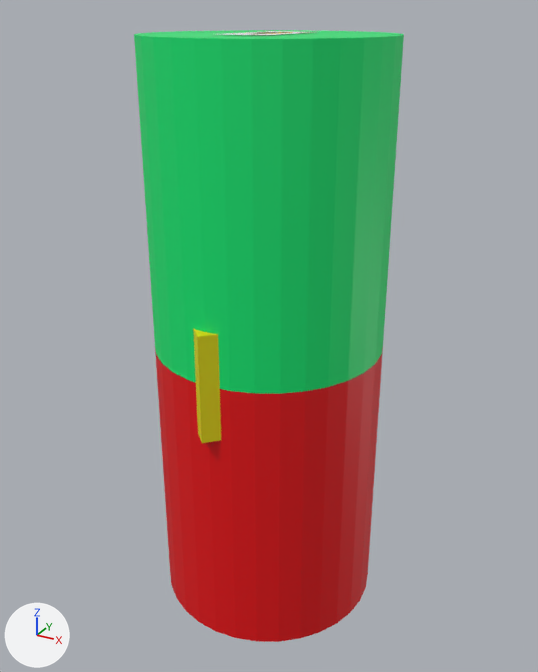
The COLLADA model assets/clarke/meshes/coloured_clarke.dae, before and after one commit.
Before and after are seen from a 50 mm camera at (0.323, -0.588, 0.299) aimed at (-0.001, 0.001, 0.004). The axes (+X, +Y, +Z) are drawn at lower left. The lights are the same throughout. Where no turn or scale is listed for an object, it has been applied to the vertices.
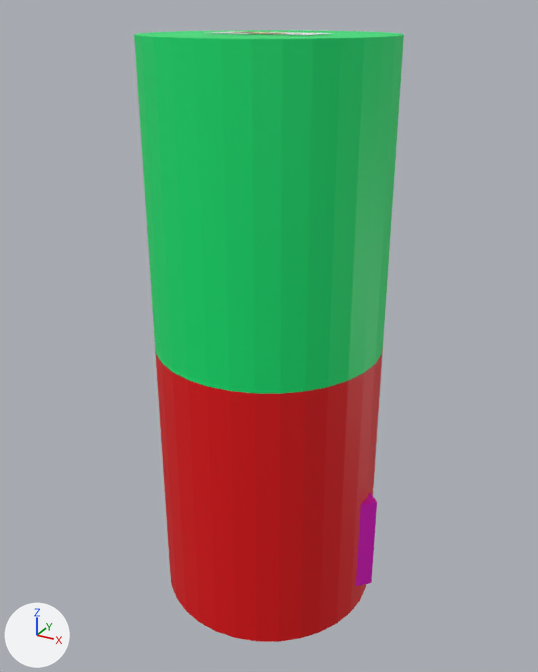
Commit message: fix positions

The change in detail:
Object 'god' (ob_god) turns from (0, 0, 0) to (0, 0, 90) degrees about x, y and z.
Object 'Cube.001' (ob_cube_001) moves from (0.0, -0.05, 0.0) to (-0.05, 0.0, -0.2).
Object 'Cube' (ob_cube) moves from (0.0, 0.05, 0.0) to (0.05, 0.0, -0.2).

Boxes [x1, y1, x2, y2] around the edits, measured in the pictures (538 x 672 px):
'Cube.001', moved (not visible afterwards)
    before: [193, 329, 221, 443]
'Cube', moved (not visible before)
    after: [356, 493, 377, 586]
'god', turned
    before: [223, 31, 313, 35]
    after: [213, 32, 331, 35]
